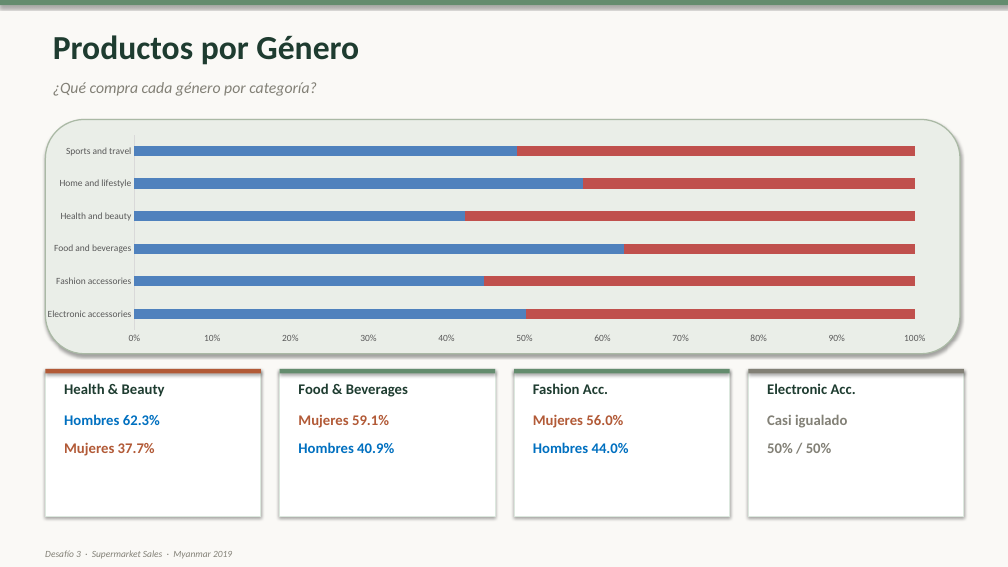
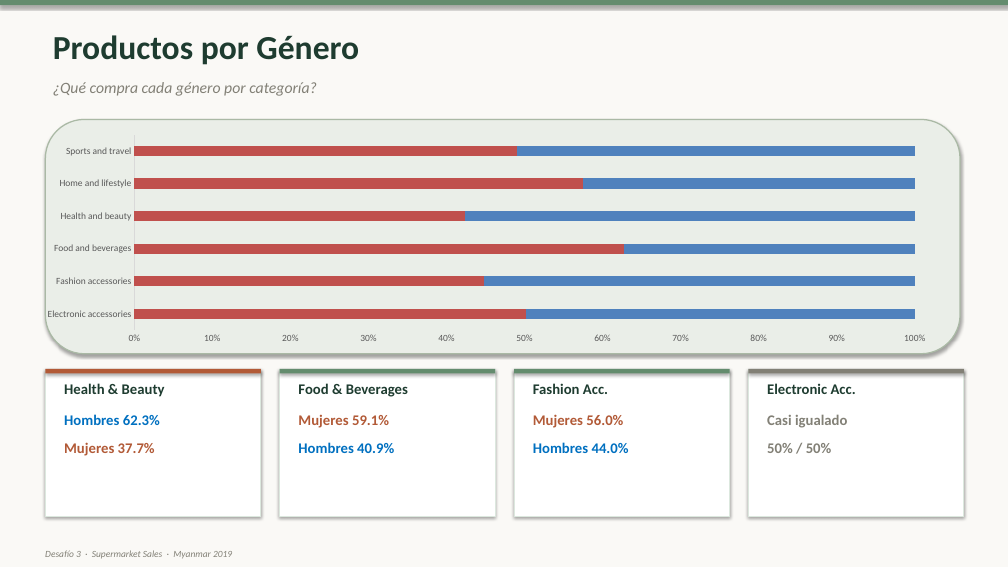
Before and after one commit to javierFernandezF/tallerStoryteling, a slide deck: slide 6 of Taller/Archivos notables/Desafio3_Presentacion_v3.pptx. Drawn at 1008x567 pixels with LibreOffice and Linux fonts; fonts in the diff are those of the drawing. Boxes give left, top, right and bottom in pixels: in the first picture for what was removed or moved away, otherwise in the second. Text is boxed around its words. In the diff, an @@ line names an element or a change of style, - is before the commit and + after.

```diff
--- a/Taller/Archivos notables/Desafio3_Presentacion_v3.pptx
+++ b/Taller/Archivos notables/Desafio3_Presentacion_v3.pptx
@@ bar stacked 100% chart at (x1=44, y1=114, x2=964, y2=373) @@
@@ colour of Series 1 #4F81BD to #C0504D @@
@@ colour of Series 2 #C0504D to #4F81BD @@
```
Also in this commit, not shown: 1 other slide changed, 2 other files.
